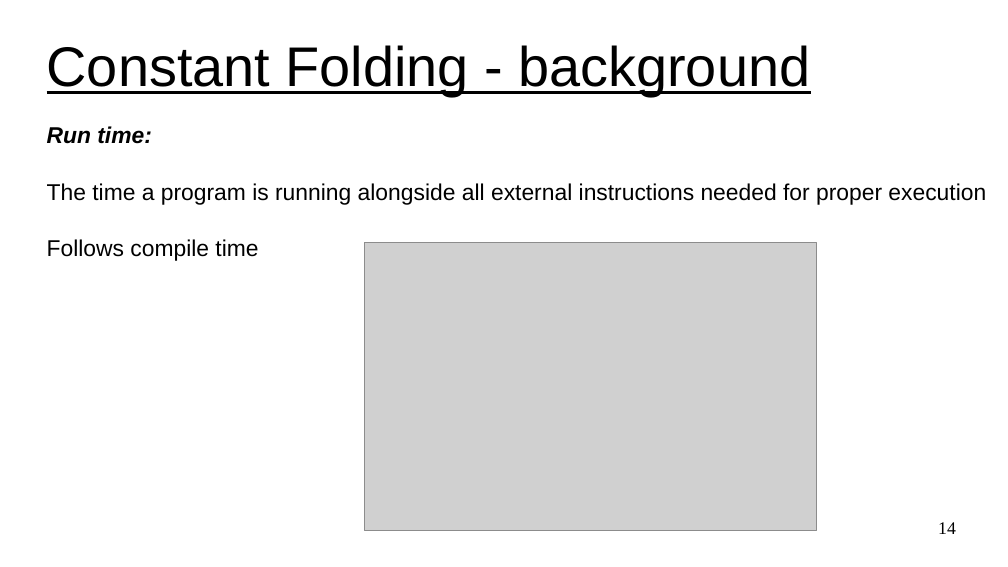
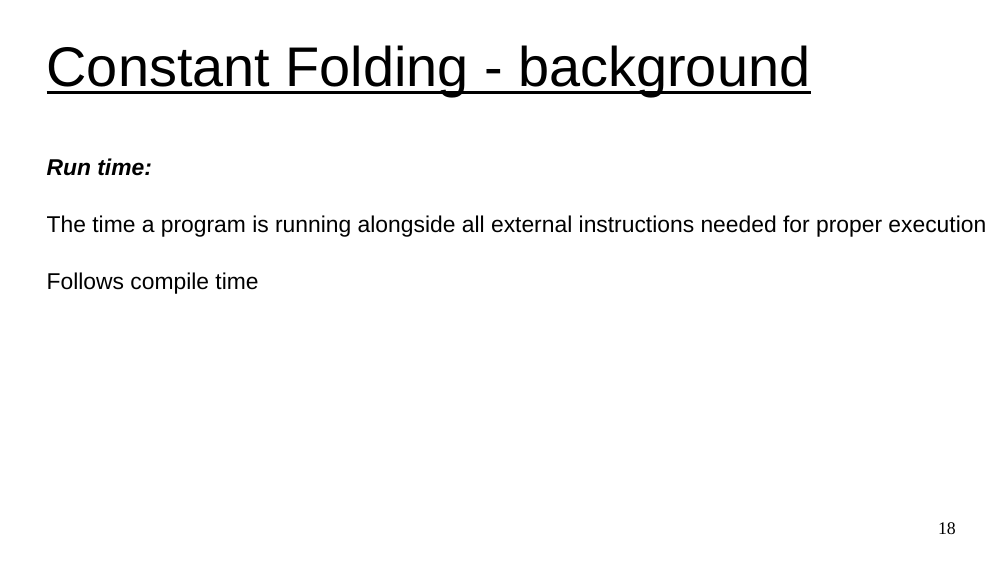
Before and after one commit to UVADS/distributed_computing, a slide deck: slide 18 of 03_dataframes_and_spark_sql/content_catalyst_optimizer/catalyst_optimizer_for_spark_sql.ppt (slide 14 before the commit). Drawn at 1008x567 pixels with LibreOffice and Linux fonts; fonts in the diff are those of the drawing; grey boxes stand for pictures. Boxes give left, top, right and bottom in pixels: in the first picture for what was removed or moved away, otherwise in the second. Text is boxed around its words. In the diff, an @@ line names an element or a change of style, - is before the commit and + after.

```diff
--- a/03_dataframes_and_spark_sql/content_catalyst_optimizer/catalyst_optimizer_for_spark_sql.ppt
+++ b/03_dataframes_and_spark_sql/content_catalyst_optimizer/catalyst_optimizer_for_spark_sql.ppt
@@ subtitle "Run time:": place and size @@
-subtitle "Run time:" at <box>47,126,986,261</box>
+subtitle "Run time:" at <box>47,158,986,294</box>
@@ picture removed at <box>364,242,817,531</box> @@
@@ page number at <box>938,522,956,534</box>: text changed @@
-14
+18
```
Also in this commit, not shown: 3 other slides changed, 5 slides added, 1 slide removed, 1 other file.
